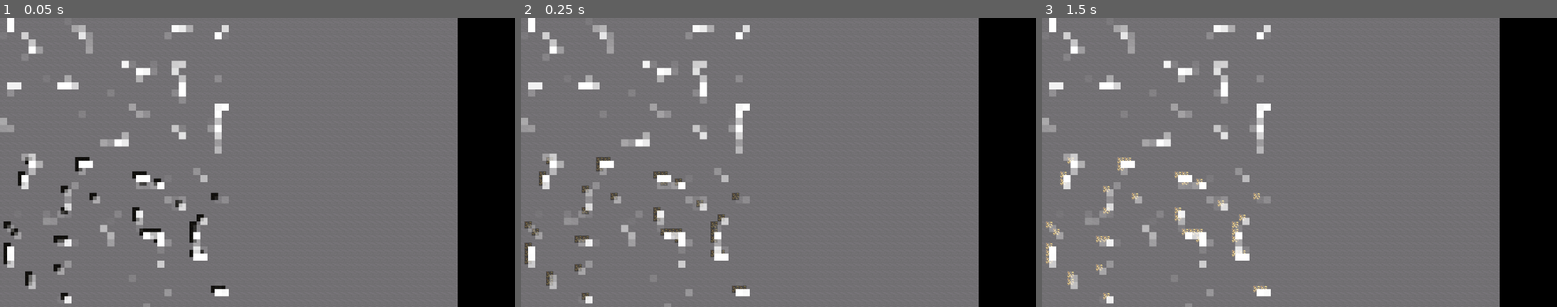
Above: before the commit, frames 1-3 (left to right).
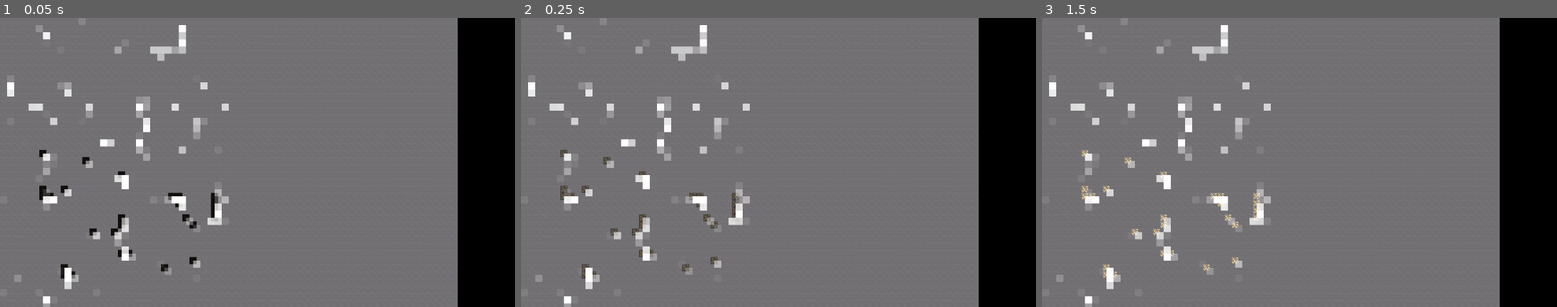
Above: after the commit, the same moments.

Repository: CoolGabrijel/excavator2
Game: Godot game, scene res://scenes/test_ore_gen.tscn
Same seed, same stepped clock (60 frames per second), same inputs: the game is played once before the commit and once after it. This scene is started directly instead of the project's main scene.
Inputs (mouse positions are in pixels of both pictures, inside the frame that each line leads up to):
- Up to frame 1 (0.05 s): no input
- Up to frame 2 (0.25 s): no input
- Up to frame 3 (1.5 s): tap Enter at 0.5 s; move the mouse to (1273, 220) at 0.52 s; hold W (Up) from 0.53 s (still down); click (1273, 220) at 0.67 s; tap Space at 1.25 s; move the mouse to (1454, 205) at 1.27 s; click (1454, 205) at 1.42 s

The runs differ from the first frame. In frame 1, 7.3% of the frame differs, in the area x 0-45%, y 0-100%; in frame 2, 7.2%; in frame 3, 7.0%.

Commit message:
Tons of improvements

Diff:
--- a/components/block.tscn
+++ b/components/block.tscn
@@ -1,9 +1,52 @@
-[gd_scene load_steps=12 format=3 uid="uid://dtwago1kpcdaj"]
+[gd_scene load_steps=18 format=3 uid="uid://dtwago1kpcdaj"]
 
 [ext_resource type="Script" uid="uid://cqwgc48psj7iv" path="res://scripts/block_instance.gd" id="1_uiy85"]
 [ext_resource type="Resource" uid="uid://cktbgkctmgwo7" path="res://blocks/Dirt.tres" id="2_0ip78"]
 [ext_resource type="Texture2D" uid="uid://nsq07wm1lodw" path="res://textures/dirt.png" id="3_65ir7"]
 [ext_resource type="Texture2D" uid="uid://b5xbtuyhu1y1x" path="res://textures/ore_atlas.png" id="4_8iunh"]
+
+[sub_resource type="AtlasTexture" id="AtlasTexture_8iunh"]
+atlas = ExtResource("4_8iunh")
+region = Rect2(0, 64, 16, 16)
+
+[sub_resource type="AtlasTexture" id="AtlasTexture_fixcg"]
+atlas = ExtResource("4_8iunh")
+region = Rect2(16, 64, 16, 16)
+
+[sub_resource type="AtlasTexture" id="AtlasTexture_nfmyh"]
+atlas = ExtResource("4_8iunh")
+region = Rect2(32, 64, 16, 16)
+
+[sub_resource type="AtlasTexture" id="AtlasTexture_jp1p3"]
+atlas = ExtResource("4_8iunh")
+region = Rect2(48, 64, 16, 16)
+
+[sub_resource type="AtlasTexture" id="AtlasTexture_1xuo4"]
+atlas = ExtResource("4_8iunh")
+region = Rect2(64, 64, 16, 16)
+
+[sub_resource type="SpriteFrames" id="SpriteFrames_u67q3"]
+animations = [{
+"frames": [{
+"duration": 15.0,
+"texture": SubResource("AtlasTexture_8iunh")
+}, {
+"duration": 1.0,
+"texture": SubResource("AtlasTexture_fixcg")
+}, {
+"duration": 1.0,
+"texture": SubResource("AtlasTexture_nfmyh")
+}, {
+"duration": 1.0,
+"texture": SubResource("AtlasTexture_jp1p3")
+}, {
+"duration": 1.0,
+"texture": SubResource("AtlasTexture_1xuo4")
+}],
+"loop": true,
+"name": &"default",
+"speed": 10.0
+}]
 
 [sub_resource type="AtlasTexture" id="AtlasTexture_qlnpf"]
 atlas = ExtResource("4_8iunh")
@@ -60,6 +103,10 @@
 script = ExtResource("1_uiy85")
 template = ExtResource("2_0ip78")
 
+[node name="SweetSpot" type="AnimatedSprite2D" parent="."]
+z_index = 1
+sprite_frames = SubResource("SpriteFrames_u67q3")
+
 [node name="Front" type="Sprite2D" parent="."]
 texture = ExtResource("3_65ir7")
 
--- a/components/player.tscn
+++ b/components/player.tscn
@@ -85,6 +85,10 @@
 color_ramp = SubResource("GradientTexture1D_0lm1f")
 alpha_curve = SubResource("CurveTexture_1kub6")
 
+[sub_resource type="AtlasTexture" id="AtlasTexture_jhk7o"]
+atlas = ExtResource("2_couud")
+region = Rect2(64, 0, 16, 16)
+
 [sub_resource type="QuadMesh" id="QuadMesh_51jd6"]
 size = Vector2(16, 16)
 
@@ -174,6 +178,11 @@
 [node name="Sparks" type="GPUParticles2D" parent="Gfx"]
 position = Vector2(0, 8)
 process_material = SubResource("ParticleProcessMaterial_5odhx")
+
+[node name="Crown" type="Sprite2D" parent="Gfx"]
+visible = false
+position = Vector2(0, -12)
+texture = SubResource("AtlasTexture_jhk7o")
 
 [node name="CurrentPos" type="MeshInstance2D" parent="."]
 modulate = Color(0.51, 1, 0.51, 0.192157)
--- a/ores/Copper.tres
+++ b/ores/Copper.tres
@@ -9,7 +9,7 @@
 colors = PackedColorArray(1, 1, 1, 0, 1, 1, 1, 1)
 
 [sub_resource type="FastNoiseLite" id="FastNoiseLite_i7x3i"]
-seed = 872227794
+seed = -1263021646
 frequency = 0.0855
 
 [sub_resource type="NoiseTexture2D" id="NoiseTexture2D_af3ny"]
--- a/ores/Diamond.tres
+++ b/ores/Diamond.tres
@@ -10,7 +10,7 @@
 
 [sub_resource type="FastNoiseLite" id="FastNoiseLite_vnwuv"]
 noise_type = 0
-seed = -626098942
+seed = 338704679
 frequency = 0.4833
 
 [sub_resource type="NoiseTexture2D" id="NoiseTexture2D_22uan"]
--- a/ores/Gold.tres
+++ b/ores/Gold.tres
@@ -10,7 +10,7 @@
 
 [sub_resource type="FastNoiseLite" id="FastNoiseLite_i7x3i"]
 noise_type = 2
-seed = 1638415319
+seed = 1451592102
 frequency = 0.379
 fractal_type = 0
 
--- a/ores/Iron.tres
+++ b/ores/Iron.tres
@@ -14,7 +14,7 @@
 
 [sub_resource type="FastNoiseLite" id="FastNoiseLite_ud7q6"]
 noise_type = 2
-seed = -546812394
+seed = 1137445668
 frequency = 0.2189
 fractal_type = 0
 
--- a/ores/Mercury.tres
+++ b/ores/Mercury.tres
@@ -10,7 +10,7 @@
 
 [sub_resource type="FastNoiseLite" id="FastNoiseLite_i7x3i"]
 noise_type = 2
-seed = 1476179177
+seed = 198169222
 frequency = 0.1685
 fractal_type = 0
 
--- a/ores/Silver.tres
+++ b/ores/Silver.tres
@@ -9,7 +9,7 @@
 colors = PackedColorArray(1, 1, 1, 0, 1, 1, 1, 1)
 
 [sub_resource type="FastNoiseLite" id="FastNoiseLite_i7x3i"]
-seed = 684818983
+seed = 996026066
 frequency = 0.045
 
 [sub_resource type="NoiseTexture2D" id="NoiseTexture2D_af3ny"]
--- a/ores/Uranium.tres
+++ b/ores/Uranium.tres
@@ -10,7 +10,7 @@
 
 [sub_resource type="FastNoiseLite" id="FastNoiseLite_ud7q6"]
 noise_type = 2
-seed = -1187689588
+seed = 883097727
 frequency = 0.0457
 
 [sub_resource type="NoiseTexture2D" id="NoiseTexture2D_i7x3i"]
--- a/project.godot
+++ b/project.godot
@@ -64,6 +64,11 @@
 "events": [Object(InputEventKey,"resource_local_to_scene":false,"resource_name":"","device":-1,"window_id":0,"alt_press …(195 unchanged characters)…
 ]
 }
+CheatOres={
+"deadzone": 0.2,
+"events": [Object(InputEventKey,"resource_local_to_scene":false,"resource_name":"","device":-1,"window_id":0,"alt_pressed":false,"shift_pressed":false,"ctrl_pressed":false,"meta_pressed":false,"pressed":false,"keycode":0,"physical_keycode":4194335,"key_label":0,"unicode":0,"location":0,"echo":false,"script":null)
+]
+}
 
 [rendering]
 
--- a/scenes/shop.tscn
+++ b/scenes/shop.tscn
@@ -105,7 +105,7 @@
 corner_radius_bottom_left = 3
 corner_detail = 5
 
-[node name="Shop" type="Control" node_paths=PackedStringArray("upgrade_fuel_buttons")]
+[node name="Shop" type="Control" node_paths=PackedStringArray("stat_upgrades")]
 layout_mode = 3
 anchors_preset = 15
 anchor_right = 1.0
@@ -116,7 +116,7 @@
 style_bought = SubResource("StyleBoxFlat_xfvoa")
 style_afford = SubResource("StyleBoxFlat_lx5au")
 style_unaffordable = SubResource("StyleBoxFlat_1l46r")
-upgrade_fuel_buttons = [null, null, null, null]
+stat_upgrades = [NodePath("HBoxContainer/StatUpgrades/Fuel"), NodePath("HBoxContainer/StatUpgrades/Scanner"), NodePath("HBoxContainer/StatUpgrades/FortuneFreq"), NodePath("HBoxContainer/StatUpgrades/FortuneAmount"), NodePath("HBoxContainer/StatUpgrades/Radar")]
 
 [node name="Background" type="ColorRect" parent="."]
 layout_mode = 1
@@ -226,19 +226,19 @@
 script = ExtResource("3_8r1wq")
 cost = Dictionary[String, int]({
 "Eyerhon": 5,
+"Qapur": 15
+})
+
+[node name="Button9" type="Button" parent="HBoxContainer/StatUpgrades/Fuel"]
+custom_minimum_size = Vector2(23, 0)
+layout_mode = 2
+mouse_default_cursor_shape = 2
+theme_override_styles/normal = SubResource("StyleBoxFlat_y6sft")
+theme_override_styles/disabled = SubResource("StyleBoxFlat_m4ofw")
+script = ExtResource("3_8r1wq")
+cost = Dictionary[String, int]({
+"Eyerhon": 8,
 "Qapur": 20
-})
-
-[node name="Button9" type="Button" parent="HBoxContainer/StatUpgrades/Fuel"]
-custom_minimum_size = Vector2(23, 0)
-layout_mode = 2
-mouse_default_cursor_shape = 2
-theme_override_styles/normal = SubResource("StyleBoxFlat_y6sft")
-theme_override_styles/disabled = SubResource("StyleBoxFlat_m4ofw")
-script = ExtResource("3_8r1wq")
-cost = Dictionary[String, int]({
-"Eyerhon": 8,
-"Qapur": 15
 })
 
 [node name="Button10" type="Button" parent="HBoxContainer/StatUpgrades/Fuel"]
@@ -513,8 +513,7 @@
 type = 2
 cost = Dictionary[String, int]({
 "Eyerhon": 5,
-"Goaled": 5,
-"Qapur": 5
+"Qapur": 10
 })
 
 [node name="Pin" type="Button" parent="HBoxContainer/Augments/Sweet"]
--- a/scripts/block_instance.gd
+++ b/scripts/block_instance.gd
@@ -7,6 +7,7 @@
 @onready var front: Sprite2D = $Front
 @onready var back: Sprite2D = $Back
 @onready var animated_sprite: AnimatedSprite2D = $AnimatedSprite2D
+@onready var sweet_spot: AnimatedSprite2D = $SweetSpot
 
 var mined := false
 var curtainTween : Tween
@@ -49,6 +50,7 @@
 
 	front.hide()
 	animated_sprite.hide()
+	sweet_spot.hide()
 
 func reveal() -> void:
 	if curtainTween:
--- a/scripts/player.gd
+++ b/scripts/player.gd
@@ -11,6 +11,7 @@
 @onready var pickup_sfx: AudioStreamPlayer = $Pickup
 @onready var engine_idle_sfx: AudioStreamPlayer = $EngineIdle
 @onready var engine_hum_sfx: AudioStreamPlayer = $EngineHum
+@onready var crown: Sprite2D = $Gfx/Crown
 
 @export var speed: float = 1
 @export var speed_mined_modifier: float = 4
@@ -29,6 +30,9 @@
 var sfxTween : Tween
 
 func _ready() -> void:
+	if ShopScreen.Instance.check_win_con():
+		crown.show()
+
 	current_grid_position = Vector2i(0,0)
 	fuel = 15 + 5 * Shop.fuel_eff
 	sparks.emitting = false
@@ -49,6 +53,15 @@
 func _unhandled_key_input(event: InputEvent) -> void:
 	if event.is_action_pressed("CheatFuel"):
 		fuel += 10
+	if event.is_action_pressed("CheatOres"):
+		Inventory.add_ore("Eyerhon", 10)
+		Inventory.add_ore("Qapur", 10)
+		Inventory.add_ore("Goaled", 10)
+		Inventory.add_ore("Mehrquree", 10)
+		Inventory.add_ore("Seelvher", 10)
+		Inventory.add_ore("Youraeneeyum", 10)
+		Inventory.add_ore("Dyemend", 10)
+		pass
 
 func _physics_process(_delta: float) -> void:
 	_capture_movement()
--- a/scripts/scanner_aug.gd
+++ b/scripts/scanner_aug.gd
@@ -3,6 +3,7 @@
 @onready var player: Player = $".."
 @onready var label: Label = $"../GUI/ScannerDisplay/Label"
 @onready var sfx: AudioStreamPlayer = $Sfx
+@onready var sweet_drill: SweetDrillAug = $"../SweetDrill"
 
 var mouse_world_coords: Vector2
 var mouse_grid_coords: Vector2i
@@ -40,6 +41,13 @@
 	var mouse_input: InputEventMouseButton = event
 	if mouse_input.button_index == MOUSE_BUTTON_LEFT and mouse_input.pressed:
 		WorldInstance.reveal_radius(mouse_grid_coords, 2 + Shop.radar_radius)
+		var blocks := WorldInstance.get_blocks_in_radius(mouse_grid_coords, 2 + Shop.radar_radius)
+		for block in blocks:
+			if block.template is not OreGen or block.mined:
+				continue
+			if sweet_drill.test_ore(player.world_to_grid_space(block.position)):
+				block.sweet_spot.show()
+				block.sweet_spot.play("default")
 		get_viewport().set_input_as_handled()
 		cooldown = 5
 		label.text = str("Scanner Cooldown: ", cooldown)
--- a/scripts/shop_screen.gd
+++ b/scripts/shop_screen.gd
@@ -1,29 +1,27 @@
 extends Control
+class_name ShopScreen
+
+static var Instance : ShopScreen
 
 @export var style_bought : StyleBoxFlat
 @export var style_afford : StyleBoxFlat
 @export var style_unaffordable : StyleBoxFlat
 
 @export_category("Upgrades")
-@export var upgrade_fuel : HBoxContainer
-@export var upgrade_fuel_buttons : Array[Button]
+@export var stat_upgrades : Array[StatUpgrade]
 
 func _ready() -> void:
-	#update_upgrades()
+	Instance = self
 	pass
+
+func check_win_con() -> bool:
+	for upgrade in stat_upgrades:
+		if !upgrade.fully_upgraded:
+			return false
+	return true
 
 func dive_again() -> void:
 	get_tree().reload_current_scene()
-
-func update_upgrades() -> void:
-	var buttons : Array[Button]
-
-	buttons = get_buttons(upgrade_fuel)
-	for button in buttons:
-		button.disabled = true
-	for upgrade_index in Shop.fuel_eff:
-		buttons[upgrade_index].add_theme_stylebox_override("normal", style_bought)
-		buttons[upgrade_index].disabled = false
 
 func get_buttons(target: Control) -> Array[Button]:
 	var buttons : Array[Button]
--- a/scripts/stat_upgrade.gd
+++ b/scripts/stat_upgrade.gd
@@ -5,6 +5,10 @@
 
 @export var type : UpgradeType
 @export var pin_button : Button
+
+var fully_upgraded : bool:
+	get:
+		return get_bought_upgrades() >= get_max_upgrade()
 
 func _ready() -> void:
 	for child in get_children():
@@ -25,3 +29,22 @@
 			visible = Shop.radar_bought
 		_:
 			show()
+
+func get_bought_upgrades() -> int:
+	var buttons : int = 0
+	for child in get_children():
+		if child is UpgradeButton:
+			if child.bought:
+				buttons +=1
+
+	return buttons
+
+func get_max_upgrade() -> int:
+	var buttons : int = 0
+	for child in get_children():
+		if child is UpgradeButton:
+			buttons += 1
+
+	# Subtract 4 base buttons from the prefab
+	buttons -= 4
+	return buttons
--- a/scripts/sweet_drill_aug.gd
+++ b/scripts/sweet_drill_aug.gd
@@ -1,4 +1,5 @@
 extends Control
+class_name SweetDrillAug
 
 @export var progress_bar_normal_style: StyleBoxFlat
 @export var progress_bar_miss_style: StyleBoxFlat
@@ -105,7 +106,7 @@
 	for ore in ore_mined:
 		player.ore_mined.emit(ore, ore_mined[ore])
 
-	WorldInstance.reveal_radius(target_pos, 3)
+	WorldInstance.reveal_radius(target_pos, 4 + Shop.scan_radius)
 
 	if hit_tween:
 		hit_tween.kill()
@@ -133,5 +134,13 @@
 	ores_tested[target_pos] = false
 	ores_missed.append(target_pos)
 
+func test_ore(target_pos: Vector2i) -> bool:
+	if ores_tested.has(target_pos):
+		return ores_tested[target_pos]
+
+	var val := rng.randf()
+	ores_tested[target_pos] = val >= 0.5
+	return ores_tested[target_pos]
+
 func grid_to_world_space(grid_pos: Vector2i) -> Vector2:
 	return player.grid_to_world_space(grid_pos)
--- a/scripts/upgrade_button.gd
+++ b/scripts/upgrade_button.gd
@@ -7,6 +7,10 @@
 var type: StatUpgrade.UpgradeType:
 	get:
 		return $"..".type
+
+var bought : bool:
+	get:
+		return get_upgrade_index() > get_child_index()
 
 func _physics_process(_delta: float) -> void:
 	if get_upgrade_index() > get_child_index():
Not shown: 1 places in components/player.tscn that only renumber resources
